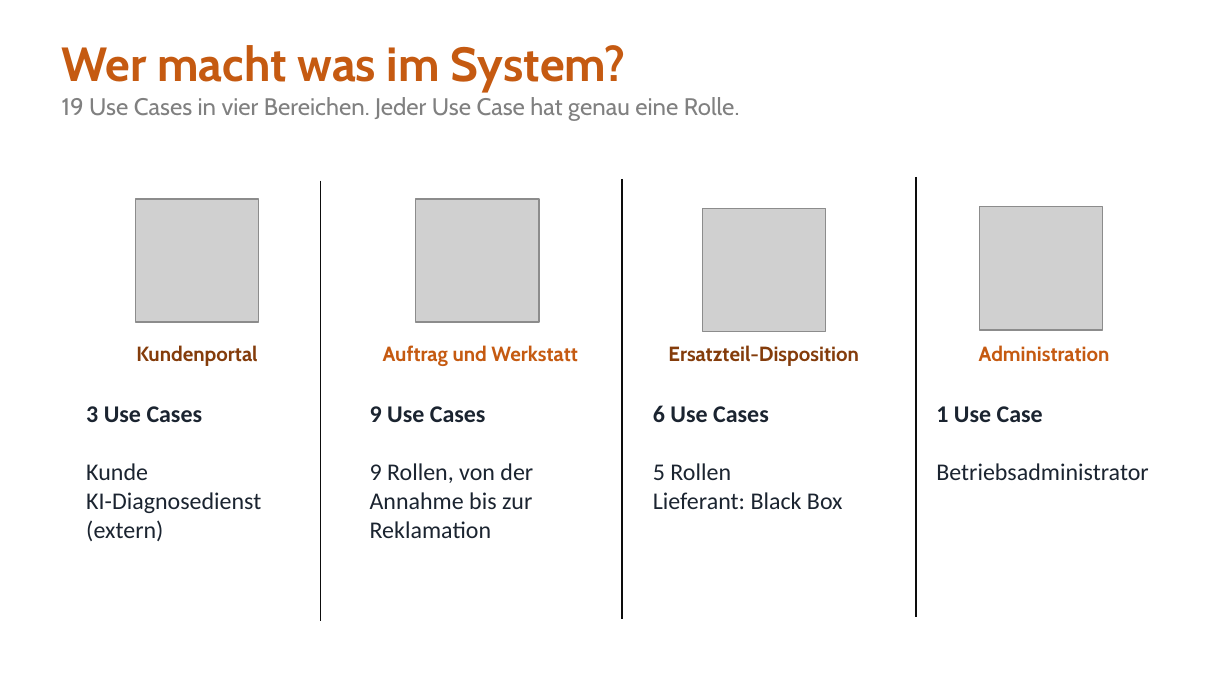
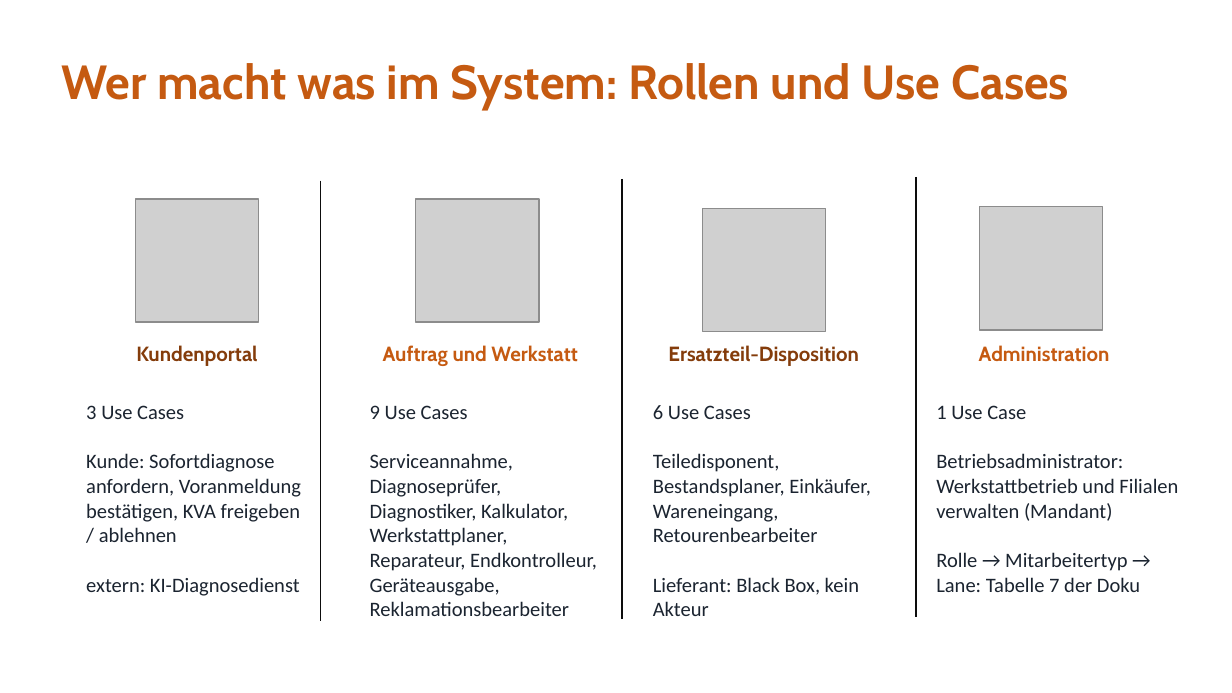
Before and after one commit to jakobschwan123-cmd/casestudy-semester-3, a slide deck: slide 12 of 4_praesentation/Abschlusspraesentation.pptx. Drawn at 1232x693 pixels with LibreOffice and Linux fonts; fonts in the diff are those of the drawing; grey boxes stand for pictures. Boxes give left, top, right and bottom in pixels: in the first picture for what was removed or moved away, otherwise in the second. Text is boxed around its words. In the diff, an @@ line names an element or a change of style, - is before the commit and + after.

```diff
--- a/4_praesentation/Abschlusspraesentation.pptx
+++ b/4_praesentation/Abschlusspraesentation.pptx
@@ text "Wer macht was im System: ..." at box(62, 63, 1069, 110): vertical alignment top to middle @@
@@ text at box(62, 63, 1069, 110): text changed; size 14 to 28 pt; text colour #808080 to #C55A11; bold on @@
-Wer macht was im System?
-19 Use Cases in vier Bereichen. Jeder Use Case hat genau eine Rolle.
+Wer macht was im System: Rollen und Use Cases
@@ text at box(86, 405, 184, 419): size 14 to 12 pt, bold off in "3 Use Cases" @@
@@ text at box(370, 405, 468, 419): size 14 to 12 pt, bold off in "9 Use Cases" @@
@@ text at box(653, 405, 751, 419): size 14 to 12 pt, bold off in "6 Use Cases" @@
@@ text at box(936, 405, 1026, 419): size 14 to 12 pt, bold off in "1 Use Case" @@
@@ text at box(86, 453, 301, 596): text changed; size 14 to 12 pt @@
-Kunde
-KI-Diagnosedienst (extern)
+Kunde: Sofortdiagnose anfordern, Voranmeldung bestätigen, KVA freigeben / ablehnen
+extern: KI-Diagnosedienst
@@ text at box(370, 453, 597, 616): text changed; size 14 to 12 pt @@
-9 Rollen, von der Annahme bis zur Reklamation
+Serviceannahme, Diagnoseprüfer, Diagnostiker, Kalkulator, Werkstattplaner, Reparateur, Endkontrolleur, Geräteausgabe, Reklamationsbearbeiter
@@ text at box(653, 453, 870, 616): text changed; size 14 to 12 pt @@
-5 Rollen
-Lieferant: Black Box
+Teiledisponent, Bestandsplaner, Einkäufer, Wareneingang, Retourenbearbeiter
+Lieferant: Black Box, kein Akteur
@@ text at box(936, 453, 1178, 592): text changed; size 14 to 12 pt @@
-Betriebsadministrator
+Betriebsadministrator: Werkstattbetrieb und Filialen verwalten (Mandant)
+Rolle → Mitarbeitertyp → Lane: Tabelle 7 der Doku
```
Also in this commit, not shown: 9 other slides changed.
